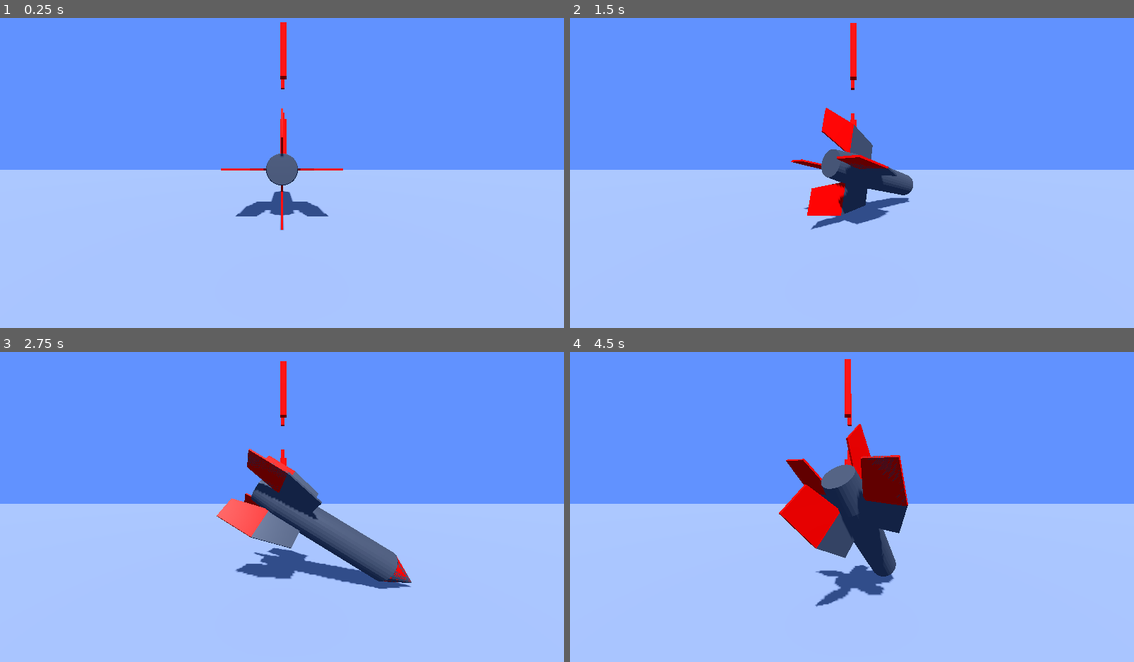
Above: before the commit, frames 1-4 (two rows, left to right).
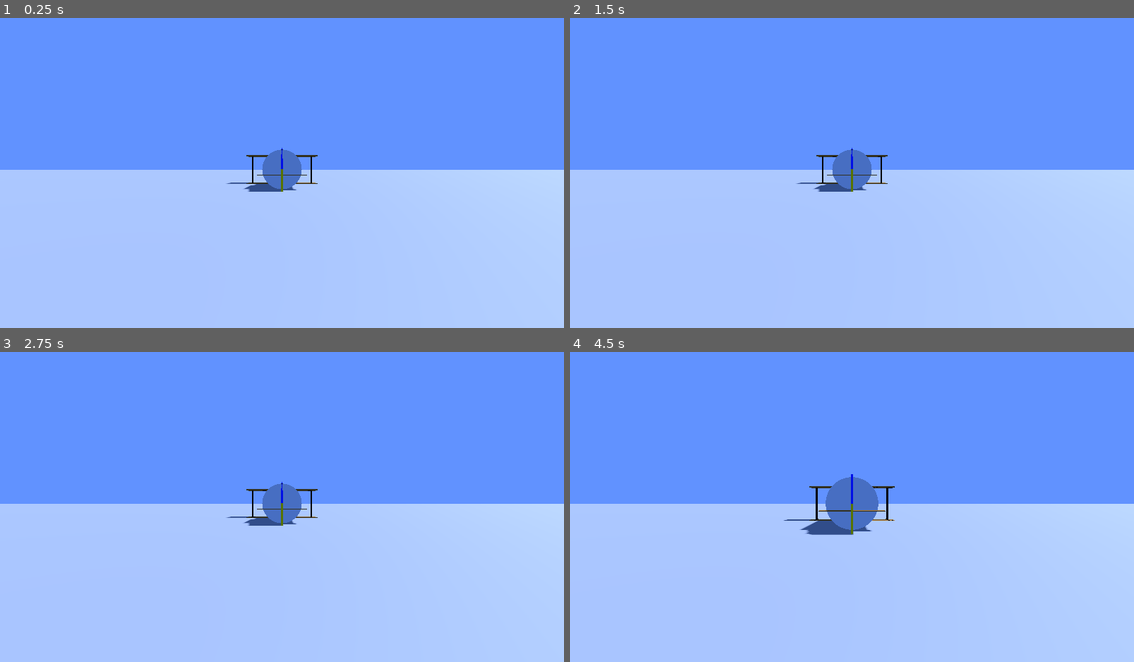
Above: after the commit, the same moments.

Repository: F100cTomas/Flight-Simulator
Game: Godot game, scene res://Scenes/main.tscn
The game is run twice, just before and just after one commit, with the same random seed, the same clock (stepped at 60 frames per second) and the same inputs.
Inputs (mouse positions are in pixels of both pictures, inside the frame that each line leads up to):
- Up to frame 1 (0.25 s): no input
- Up to frame 2 (1.5 s): tap Enter at 0.5 s; move the mouse to (976, 154) at 0.52 s; hold D (Yaw Right) 0.53-1.28 s; right-click (976, 154) at 0.6 s; move the mouse to (739, 185) at 1.27 s; hold W (Pitch Down) from 1.28 s (still down); tap Alt (Change View Direction) at 1.35 s
- Up to frame 3 (2.75 s): right-click (169, 519) at 1.55 s; move the mouse to (338, 432) at 2.02 s; release W (Pitch Down) at 2.03 s; hold D (Yaw Right) from 2.03 s (still down); right-click (338, 432) at 2.1 s
- Up to frame 4 (4.5 s): move the mouse to (823, 565) at 2.77 s; release D (Yaw Right) at 2.78 s; hold Space (Speed Up) 2.78-3.53 s; tap E (Roll Clockwise) at 2.85 s; right-click (823, 565) at 3.05 s; move the mouse to (1021, 550) at 3.52 s; hold A (Yaw Left) from 3.53 s (still down); tap Q (Roll Counter-Clockwise) at 3.6 s; right-click (1021, 550) at 3.8 s; tap Z (Reset Camera) at 4.15 s; move the mouse to (682, 457) at 4.27 s; tap Mouse wheel up (Zoom In) at 4.35 s

The runs differ from the first frame. In frame 1, 2.1% of the frame differs, in the area x 39-61%, y 1-69%; in frame 2, 4.1%; in frame 3, 6.8%; in frame 4, 7.2%, in the area x 37-60%, y 2-83%.

Commit message:
Physics works... differently

Diff:
--- a/Scenes/airplane.tscn
+++ /dev/null
@@ -1,69 +0,0 @@
-[gd_scene load_steps=8 format=3 uid="uid://dho1yxqxxkqv3"]
-
-[ext_resource type="Script" path="res://Scripts/airplane.gd" id="1_xfbqw"]
-[ext_resource type="PackedScene" uid="uid://b6dp5nst6yk7b" path="res://Assets/Models/DuchKieva1.glb" id="2_35etw"]
-
-[sub_resource type="Animation" id="Animation_cvao7"]
-length = 0.001
-tracks/0/type = "value"
-tracks/0/imported = false
-tracks/0/enabled = true
-tracks/0/path = NodePath(".:rotation")
-tracks/0/interp = 1
-tracks/0/loop_wrap = true
-tracks/0/keys = {
-"times": PackedFloat32Array(0),
-"transitions": PackedFloat32Array(1),
-"update": 0,
-"values": [Vector3(0, 1.5708, 0)]
-}
-
-[sub_resource type="Animation" id="Animation_gxhse"]
-resource_name = "rotor"
-loop_mode = 1
-tracks/0/type = "value"
-tracks/0/imported = false
-tracks/0/enabled = true
-tracks/0/path = NodePath(".:rotation")
-tracks/0/interp = 1
-tracks/0/loop_wrap = true
-tracks/0/keys = {
-"times": PackedFloat32Array(0, 0.266667, 0.5, 0.766667, 1),
-"transitions": PackedFloat32Array(1, 1, 1, 1, 1),
-"update": 0,
-"values": [Vector3(0, 1.5708, 0), Vector3(0, 1.5708, 1.5708), Vector3(0, 1.5708, 3.14159), Vector3(0, 1.5708, 4.71239), Vector3(0, 1.5708, 6.28319)]
-}
-
-[sub_resource type="AnimationLibrary" id="AnimationLibrary_c8d37"]
-_data = {
-"RESET": SubResource("Animation_cvao7"),
-"rotor": SubResource("Animation_gxhse")
-}
-
-[sub_resource type="CylinderShape3D" id="CylinderShape3D_jfq8h"]
-height = 4.375
-radius = 0.99
-
-[sub_resource type="BoxShape3D" id="BoxShape3D_se31n"]
-size = Vector3(4.93335, 2.13257, 0.802734)
-
-[node name="Airplane" type="CharacterBody3D"]
-script = ExtResource("1_xfbqw")
-
-[node name="DuchKieva1" parent="." instance=ExtResource("2_35etw")]
-transform = Transform3D(-3.61999e-06, 0, 1, 0, 1, 0, -1, 0, -3.61999e-06, 0, 0.642872, 0)
-
-[node name="@AnimationPlayer@22420" type="AnimationPlayer" parent="DuchKieva1"]
-libraries = {
-"": SubResource("AnimationLibrary_c8d37")
-}
-
-[node name="CollisionShape3D" type="CollisionShape3D" parent="."]
-transform = Transform3D(1, 0, 0, 0, -4.37114e-08, 1, 0, -1, -4.37114e-08, 0, 0.721423, 0)
-shape = SubResource("CylinderShape3D_jfq8h")
-
-[node name="CollisionShape3D2" type="CollisionShape3D" parent="."]
-transform = Transform3D(1, 0, 0, 0, 1, 0, 0, 0, 1, 0.012085, 0.639282, -1.56836)
-shape = SubResource("BoxShape3D_se31n")
-
-[node name="Timer" type="Timer" parent="."]
--- a/Scenes/camera.tscn
+++ b/Scenes/camera.tscn
@@ -8,6 +8,6 @@
 script = ExtResource("1_4l22a")
 
 [node name="Camera3D" type="Camera3D" parent="."]
-transform = Transform3D(1, 0, 0, 0, 1, 0, 0, 0, 1, 0, 0, 2.40067)
+transform = Transform3D(1, 0, 0, 0, 1, 0, 0, 0, 1, 0, 0, 10)
 environment = ExtResource("2_4e4ph")
 fov = 90.0
--- a/Scenes/main.tscn
+++ b/Scenes/main.tscn
@@ -1,7 +1,8 @@
-[gd_scene load_steps=6 format=3 uid="uid://c6umuero4euoj"]
+[gd_scene load_steps=7 format=3 uid="uid://c6umuero4euoj"]
 
-[ext_resource type="PackedScene" uid="uid://xnh0vdk8rfp5" path="res://Scenes/rocket.tscn" id="1_e1ykn"]
+[ext_resource type="PackedScene" uid="uid://bg4v10v6530sv" path="res://Scenes/spacecraft.tscn" id="1_ee1dg"]
 [ext_resource type="PackedScene" uid="uid://d1vhm22177j2n" path="res://Scenes/box.tscn" id="2_c5y16"]
+[ext_resource type="PackedScene" uid="uid://dnurwworwb4xa" path="res://Scenes/spacecraft/duch_kieva.tscn" id="2_dvytm"]
 [ext_resource type="PackedScene" uid="uid://dlucu1r53ndai" path="res://Scenes/camera.tscn" id="2_wwj5v"]
 
 [sub_resource type="WorldBoundaryShape3D" id="WorldBoundaryShape3D_h4jkp"]
@@ -11,9 +12,11 @@
 
 [node name="Node3D" type="Node3D"]
 
-[node name="Airplane" parent="." instance=ExtResource("1_e1ykn")]
+[node name="Spacecraft" parent="." instance=ExtResource("1_ee1dg")]
 
-[node name="Camera" parent="Airplane" instance=ExtResource("2_wwj5v")]
+[node name="DuchKieva" parent="Spacecraft" instance=ExtResource("2_dvytm")]
+
+[node name="Camera" parent="Spacecraft" instance=ExtResource("2_wwj5v")]
 
 [node name="StaticBody3D" type="StaticBody3D" parent="."]
 transform = Transform3D(1, 0, 0, 0, 1, 0, 0, 0, 1, 0, -1, 0)
--- a/Scenes/rocket.tscn
+++ /dev/null
@@ -1,34 +0,0 @@
-[gd_scene load_steps=6 format=3 uid="uid://xnh0vdk8rfp5"]
-
-[ext_resource type="Script" path="res://Scripts/rocket.gd" id="1_1yfq3"]
-[ext_resource type="PackedScene" uid="uid://dm7bmlf214fys" path="res://Assets/Models/RaketaProvizorni.glb" id="2_gmfcc"]
-
-[sub_resource type="CylinderShape3D" id="CylinderShape3D_jfq8h"]
-height = 9.67618
-radius = 0.988821
-
-[sub_resource type="BoxShape3D" id="BoxShape3D_76iyv"]
-size = Vector3(0.118683, 5.61789, 4.48608)
-
-[sub_resource type="BoxShape3D" id="BoxShape3D_ogl4r"]
-size = Vector3(5.59912, 0.0853271, 4.43744)
-
-[node name="Airplane" type="CharacterBody3D"]
-script = ExtResource("1_1yfq3")
-
-[node name="CollisionShape3D" type="CollisionShape3D" parent="."]
-transform = Transform3D(1, 0, 0, 0, -4.37114e-08, 1, 0, -1, -4.37114e-08, 0, 0.0730613, -3.47582)
-shape = SubResource("CylinderShape3D_jfq8h")
-
-[node name="Timer" type="Timer" parent="."]
-
-[node name="RaketaProvizorni" parent="." instance=ExtResource("2_gmfcc")]
-transform = Transform3D(1, 0, 0, 0, -4.37114e-08, 1, 0, -1, -4.37114e-08, 0, 0, 0)
-
-[node name="CollisionShape3D2" type="CollisionShape3D" parent="."]
-transform = Transform3D(1, 0, 0, 0, 1, 0, 0, 0, 1, -0.0104523, -0.00773621, 0.437866)
-shape = SubResource("BoxShape3D_76iyv")
-
-[node name="CollisionShape3D3" type="CollisionShape3D" parent="."]
-transform = Transform3D(1, 0, 0, 0, 1, 0, 0, 0, 1, 0.0317841, -0.000595093, 0.443634)
-shape = SubResource("BoxShape3D_ogl4r")
--- /dev/null
+++ b/Scenes/spacecraft.tscn
@@ -0,0 +1,6 @@
+[gd_scene load_steps=2 format=3 uid="uid://bg4v10v6530sv"]
+
+[ext_resource type="Script" path="res://Scripts/spacecraft.gd" id="1_xs8ry"]
+
+[node name="Spacecraft" type="Node3D"]
+script = ExtResource("1_xs8ry")
--- /dev/null
+++ b/Scenes/spacecraft/duch_kieva.tscn
@@ -0,0 +1,23 @@
+[gd_scene load_steps=4 format=3 uid="uid://dnurwworwb4xa"]
+
+[ext_resource type="PackedScene" uid="uid://b6dp5nst6yk7b" path="res://Assets/Models/DuchKieva1.glb" id="1_u4qrs"]
+
+[sub_resource type="CylinderShape3D" id="CylinderShape3D_xp5d7"]
+height = 4.0
+radius = 1.0
+
+[sub_resource type="BoxShape3D" id="BoxShape3D_74d7o"]
+size = Vector3(1, 2, 5)
+
+[node name="DuchKieva" type="RigidBody3D"]
+top_level = true
+
+[node name="DuchKieva1" parent="." instance=ExtResource("1_u4qrs")]
+
+[node name="CollisionShape3D" type="CollisionShape3D" parent="."]
+transform = Transform3D(-4.37114e-08, -1, 0, 1, -4.37114e-08, 0, 0, 0, 1, 0, 0, 0)
+shape = SubResource("CylinderShape3D_xp5d7")
+
+[node name="CollisionShape3D2" type="CollisionShape3D" parent="."]
+transform = Transform3D(1, 0, 0, 0, 1, 0, 0, 0, 1, 1.5, 0, 0)
+shape = SubResource("BoxShape3D_74d7o")
--- a/Scripts/camera.gd
+++ b/Scripts/camera.gd
@@ -2,49 +2,37 @@
 
 const DEFAULT_ZOOM: float = 10
 const SENSITIVITY: float = 1.0 / 360
+const DEFAULT_ROTATION: Vector3 = Vector3(0.0, deg_to_rad(-90.0), 0.0)
 
 var is_panning: bool = false
 var is_locked: bool = false
 var pan_coords: Vector2
 var og_rotation: Vector3
 var og_cam_rotation: Vector3
-var og_parent_rotation: Vector3
-var relative_rotation: Vector3 = Vector3(0.0, 0.0, 0.0)
-var lock_rotation: Vector3 = Vector3(0.0, 0.0, 0.0)
 
 func _ready() -> void:
 	$Camera3D.position = Vector3(0.0, 0.0, DEFAULT_ZOOM)
+	global_rotation = DEFAULT_ROTATION
 
 func _input(event: InputEvent) -> void:
 	$Camera3D.position.z += Input.get_axis("Zoom In", "Zoom Out") * 2.0
 	if Input.is_action_just_pressed("Pan Around"):
 		is_panning = true
 		pan_coords = get_viewport().get_mouse_position()
-		og_rotation = relative_rotation
+		og_rotation = global_rotation
 		og_cam_rotation = $Camera3D.rotation
 	elif Input.is_action_just_released("Pan Around"):
 		is_panning = false
-	if Input.is_action_just_pressed("lock rotation"):
-		is_locked = not is_locked
-		if is_locked:
-			og_parent_rotation = get_parent().global_rotation
-		else:
-			var relative_lock_rotation: Vector3 = get_parent().global_rotation - og_parent_rotation
-			og_cam_rotation += Vector3(relative_lock_rotation.x, relative_lock_rotation.y, 0.0)
 	if Input.is_action_pressed("Reset Camera"):
 		$Camera3D.position = Vector3(0.0, 0.0, DEFAULT_ZOOM)
 		$Camera3D.rotation = Vector3(0.0, 0.0, 0.0)
-		global_rotation = Vector3(0.0, 0.0, 0.0)
+		global_rotation = DEFAULT_ROTATION
 
 func _process(delta: float) -> void:
 	global_position = get_parent().global_position
-	var relative_lock_rotation: Vector3 = Vector3(0.0, 0.0, 0.0)
-	if is_locked:
-		relative_lock_rotation = get_parent().global_rotation - og_parent_rotation
 	if is_panning:
 		var pan_difference: Vector2 = pan_coords - get_viewport().get_mouse_position()
 		if Input.is_action_pressed("Change View Direction"):
 			$Camera3D.rotation = og_cam_rotation + Vector3(pan_difference.y * SENSITIVITY, pan_difference.x * SENSITIVITY, 0.0)
 		else:
-			relative_rotation = og_rotation + Vector3(pan_difference.y * SENSITIVITY, pan_difference.x * SENSITIVITY, 0.0)
-	global_rotation = relative_lock_rotation + relative_rotation
+			global_rotation = og_rotation + Vector3(pan_difference.y * SENSITIVITY, pan_difference.x * SENSITIVITY, 0.0)
--- /dev/null
+++ b/Scripts/spacecraft.gd
@@ -0,0 +1,20 @@
+extends Node3D
+
+var rigidbody: RigidBody3D
+
+func get_rigidbody() -> RigidBody3D:
+	for child in get_children():
+		if child is RigidBody3D:
+			return child
+	push_error("Rigidbody3D not found")
+	return null
+
+func _ready() -> void:
+	rigidbody = get_rigidbody()
+
+func _input(event: InputEvent) -> void:
+	if Input.is_action_pressed("Speed Up"):
+		rigidbody.apply_force(Vector3(0.0, 30.0, 0.0))
+
+func _process(delta: float) -> void:
+	global_position = rigidbody.global_position
--- a/project.godot
+++ b/project.godot
@@ -78,11 +78,6 @@
 "events": [Object(InputEventKey,"resource_local_to_scene":false,"resource_name":"","device":-1,"window_id":0,"alt_press …(195 unchanged characters)…
 ]
 }
-"lock rotation"={
-"deadzone": 0.5,
-"events": [Object(InputEventKey,"resource_local_to_scene":false,"resource_name":"","device":-1,"window_id":0,"alt_pressed":true,"shift_pressed":false,"ctrl_pressed":false,"meta_pressed":false,"pressed":false,"keycode":0,"physical_keycode":76,"key_label":0,"unicode":108,"location":0,"echo":false,"script":null)
-]
-}
 
 [rendering]
 
